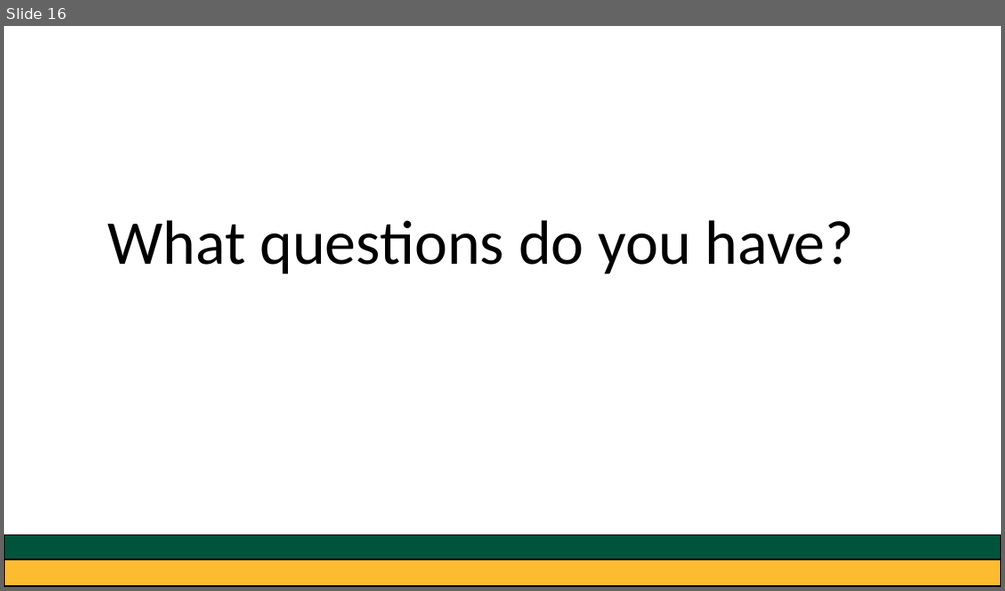
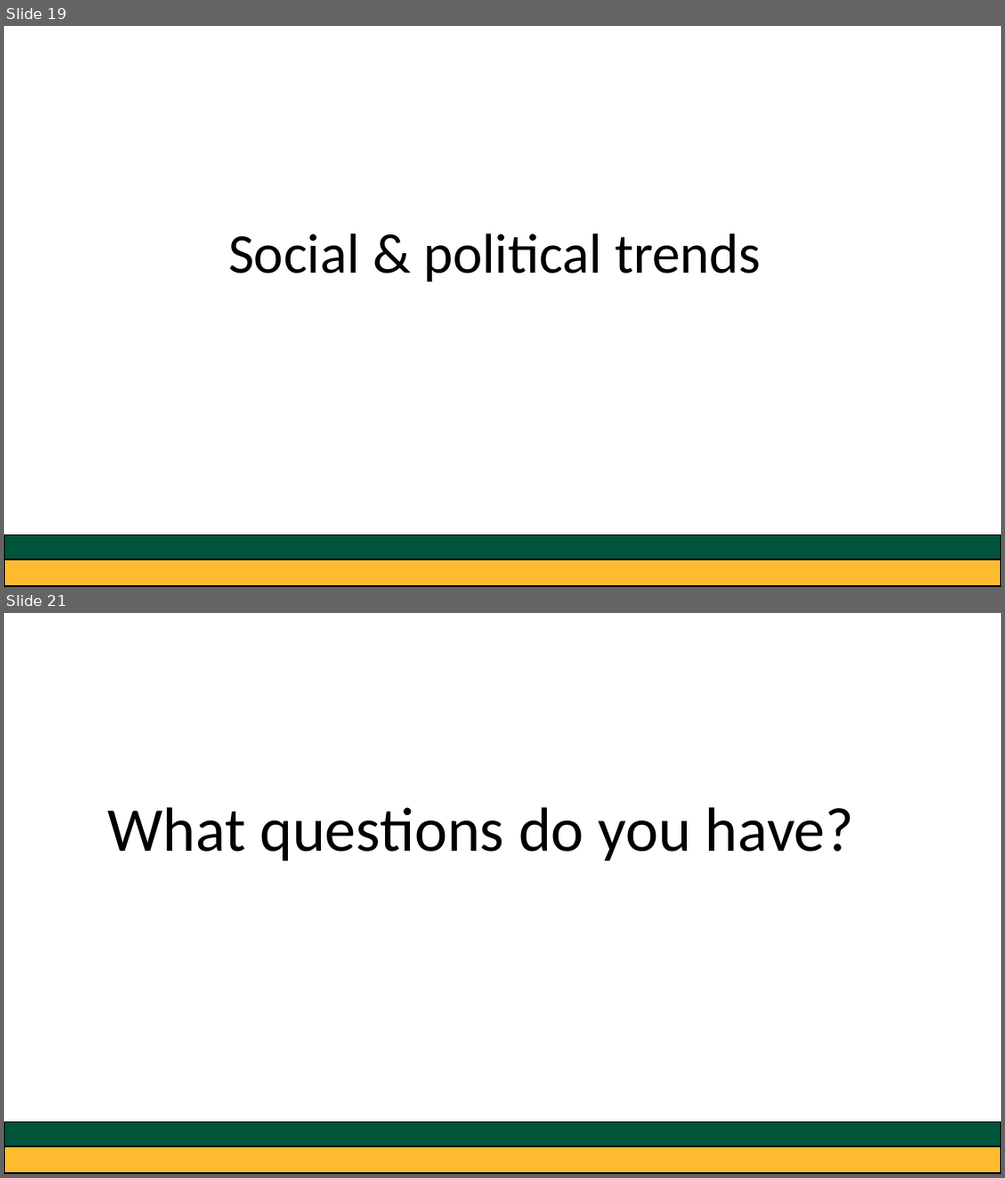
Before and after one commit to greg-dubrow/USF-talk-February-2020, a slide deck: usf_presentation_0220_gdubrow.pptx. Shown one above the other, each under a label of ours: slide 16 before the commit, slides 19 and 21 after it; the slides between them are not shown. The pictures are 1005x591 and 1005x1178 pixels, drawn with LibreOffice and Linux fonts; fonts in the diff are those of the drawing. Boxes give left, top, right and bottom in pixels: in the first picture for what was removed or moved away, otherwise in the second. Text is boxed around its words. In the diff, an @@ line names an element or a change of style, - is before the commit and + after.

```diff
--- a/usf_presentation_0220_gdubrow.pptx
+++ b/usf_presentation_0220_gdubrow.pptx
@@ slide 19 added at [4, 26, 1001, 587], background #FFFFFF @@
@@ text added at [228, 233, 760, 281], 54 pt, text #000000 @@
+Social & political trends
@@ rectangle added at [4, 552, 1001, 586], fill #FDBB30, outline #000000 1 pt @@
@@ rectangle added at [4, 534, 1001, 559], fill #00543C, outline #000000 1 pt @@
@@ what was slide 16 is now slide 21 @@
```
Also in this commit, not shown: 4 slides changed, 4 other slides added, 5 other files.
